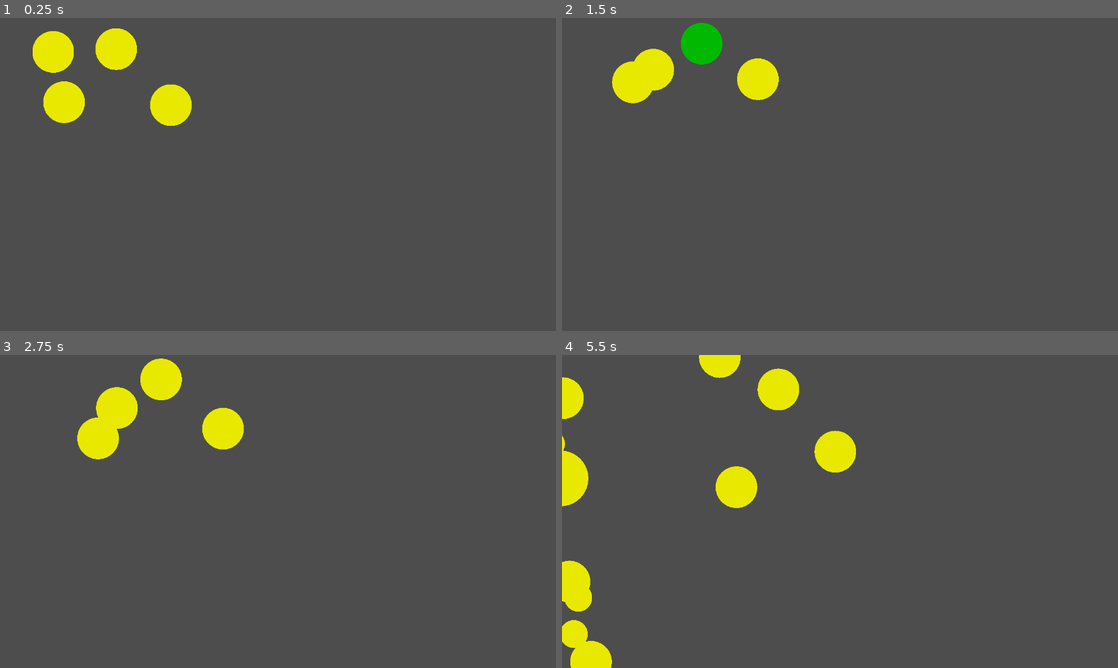
Above: before the commit, frames 1-4 (two rows, left to right).
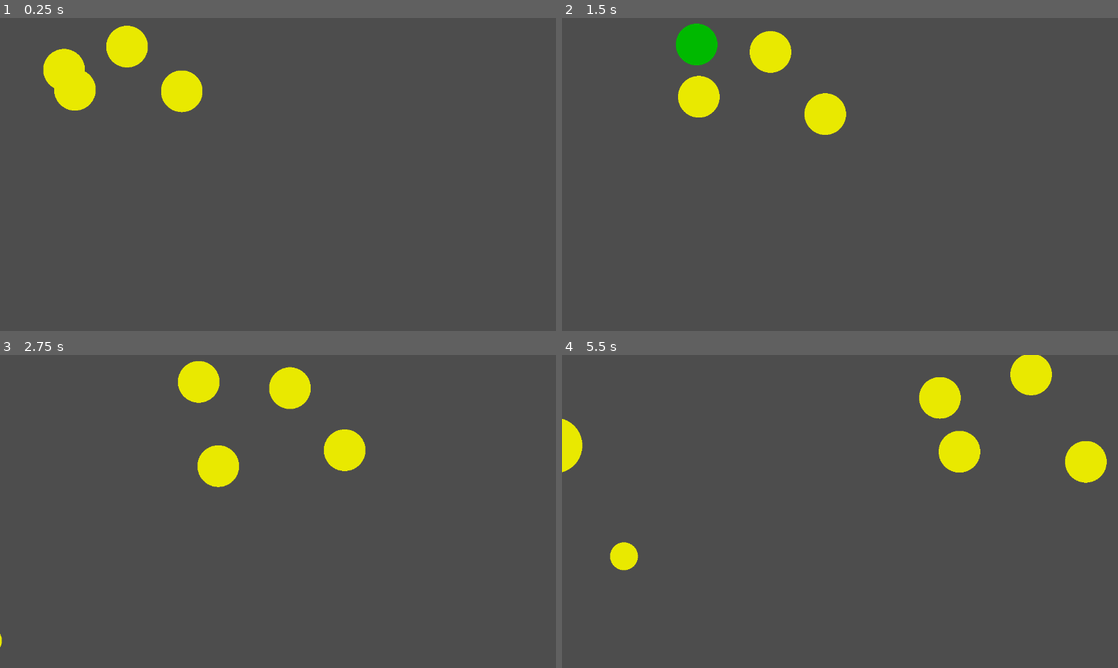
Above: after the commit, the same moments.

Repository: tiomke/bubbleout
Game: Godot game, scene res://gameplay.tscn
Two runs of this game, one before a commit and one after it. Both use one fixed random seed, a clock stepped at 60 frames per second and the inputs below.
Inputs (mouse positions are in pixels of both pictures, inside the frame that each line leads up to):
- Up to frame 1 (0.25 s): no input
- Up to frame 2 (1.5 s): drag from (623, 61) to (739, 99) at 0.52 s; drag from (701, 43) to (812, 237) at 1.27 s
- Up to frame 3 (2.75 s): move the mouse to (100, 401) at 2.02 s; click (100, 401) at 2.17 s
- Up to frame 4 (5.5 s): drag from (784, 430) to (723, 380) at 2.77 s; move the mouse to (1006, 558) at 3.52 s; click (1006, 558) at 3.67 s; drag from (573, 649) to (712, 448) at 4.27 s; move the mouse to (573, 608) at 5.02 s; click (573, 608) at 5.17 s

The runs differ from the first frame. In frame 1, 2.9% of the frame differs, in the area x 5-37%, y 2-35%; in frame 2, 4.5%; in frame 3, 6.2%; in frame 4, 9.2%, in the area x 0-98%, y 0-100%.

Commit message:
add bubble scale up and boom

Diff:
--- a/bubble.gd
+++ b/bubble.gd
@@ -11,9 +11,11 @@
 @export var positive_color:Color
 @export var negtive_color:Color
 @export var chain_color:Color
+@export var max_size:=15
 
 var _color:Color
 var _radius:int
+var is_destroying:bool
 
 # 引用项
 @onready var collision_shape_2d:CollisionShape2D = $Area2D/CollisionShape2D
@@ -45,6 +47,11 @@
 	collision_shape_2d.shape.radius = _radius
 	_color = get_color()
 	queue_redraw()
+
+func destory():
+	BubbleCtrl.remove_bubble(self)
+	BubbleCtrl.remove_chain_bubble(self)
+	queue_free()
 
 func _draw():
 	draw_circle(Vector2.ZERO, _radius, _color)
@@ -81,6 +88,21 @@
 	if is_mouse_in_shape:
 		if Input.is_mouse_button_pressed(MOUSE_BUTTON_LEFT):
 			enter_drag_mode()
+
+func _on_area_2d_area_entered(area):
+	if bubble_type != BubbleType.Negtive: # 只有负面泡泡有合并
+		return
+
+	if not get_viewport_rect().grow(-_radius).has_point(position):
+		return
+
+	prints("area entered>>area",get_node("Area2D"),area)
+	var other = area.owner as Bubble
+	if other and not other.is_destroying:
+		if other.size <= size and other.size <= 3 and size < max_size: # 比自己小的负面或者正面想法会被吸收
+			scale_up(other.size)
+			other.boom()
+			prints("absorb bubble>>node",self,other)
 #endregion
 
 #region drag handle
@@ -124,7 +146,15 @@
 	return _wave_init_pos + _wave_pos
 #endregion
 
-#region
+#region scaling & destroy
+func scale_up(delta_size):
+	var tmp = size
+	size = min(max_size,size+delta_size)
+	speed = speed * tmp / size
+	reset_state()
+func boom():
+	is_destroying = true
+	destory()
 #endregion
 
 #region
--- a/bubble.tscn
+++ b/bubble.tscn
@@ -7,17 +7,18 @@
 [node name="Bubble" type="Node2D"]
 script = ExtResource("1_slgsi")
 size = 3
-speed = 50
+speed = 150
 positive_color = Color(0.913725, 0.913725, 0, 1)
 negtive_color = Color(0.45098, 0.0627451, 0.254902, 1)
 chain_color = Color(0, 0.72549, 0, 1)
 
 [node name="Area2D" type="Area2D" parent="."]
-collision_mask = 2
+collision_mask = 3
 
 [node name="CollisionShape2D" type="CollisionShape2D" parent="Area2D"]
 shape = SubResource("CircleShape2D_wd14d")
 
+[connection signal="area_entered" from="Area2D" to="." method="_on_area_2d_area_entered"]
 [connection signal="input_event" from="Area2D" to="." method="_on_area_2d_input_event"]
 [connection signal="mouse_entered" from="Area2D" to="." method="_on_area_2d_mouse_entered"]
 [connection signal="mouse_exited" from="Area2D" to="." method="_on_area_2d_mouse_exited"]
--- a/bubble_ctrl.gd
+++ b/bubble_ctrl.gd
@@ -16,6 +16,8 @@
 
 func add_chain_bubble(bubble):
 	bubble_chain_list.append(bubble)
+func remove_chain_bubble(bubble):
+	bubble_chain_list.erase(bubble)
 
 func clean_chain_bubble():
 	for bubble in bubble_chain_list:
--- a/bubble_spawner.gd
+++ b/bubble_spawner.gd
@@ -34,6 +34,6 @@
 	if randf() < nag_rate:
 		bubble_script.bubble_type = Bubble.BubbleType.Negtive
 	bubble_script.size = randi_range(spawn_size_min,spawn_size_max)
-	bubble_script.speed *= randf_range(0.8, 1.2) # 随机调整速度
-	prints("random_spawn>>bubble_type",bubble_script.get_color(),bubble_script.bubble_type)
+	bubble_script.speed *= randf_range(0.8, 1.2)/bubble_script.size # 随机调整速度
+	#prints("random_spawn>>bubble_type",bubble_script.get_color(),bubble_script.bubble_type)
 	bubble_script.reset_state()
--- a/gameplay.tscn
+++ b/gameplay.tscn
@@ -11,6 +11,7 @@
 wait_time = 0.2
 autostart = true
 script = ExtResource("2_aa5v1")
+spawn_rate = 0.2
 
 [node name="Bubble" parent="." instance=ExtResource("2_hvion")]
 position = Vector2(110, 61)
